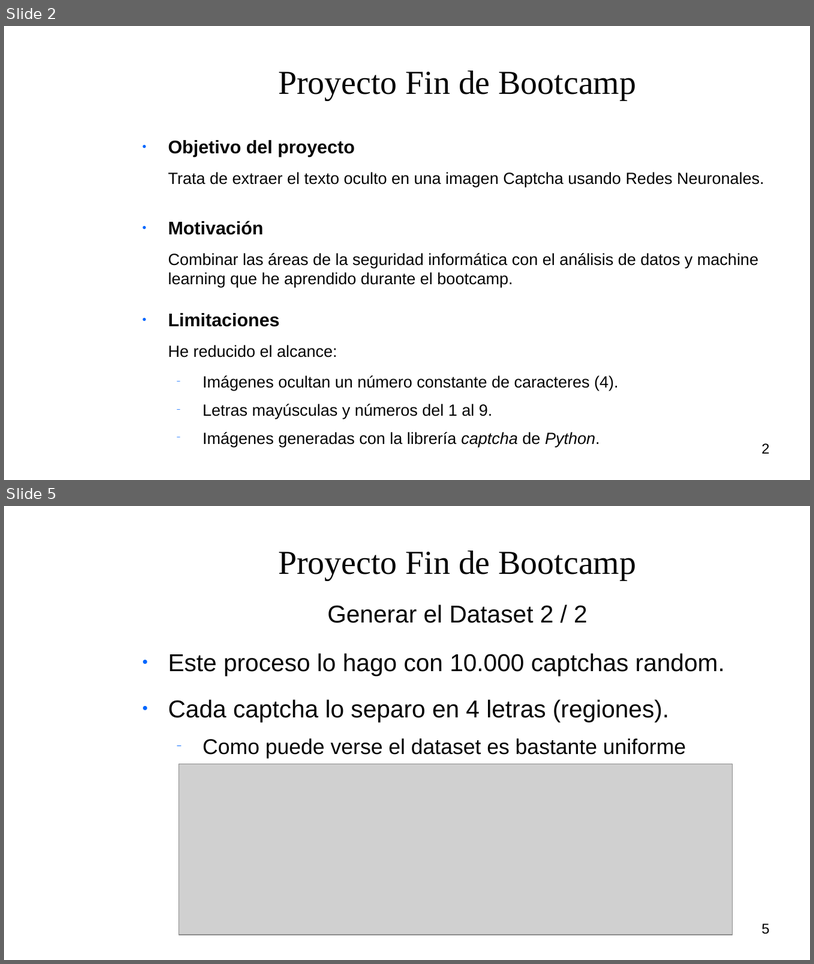
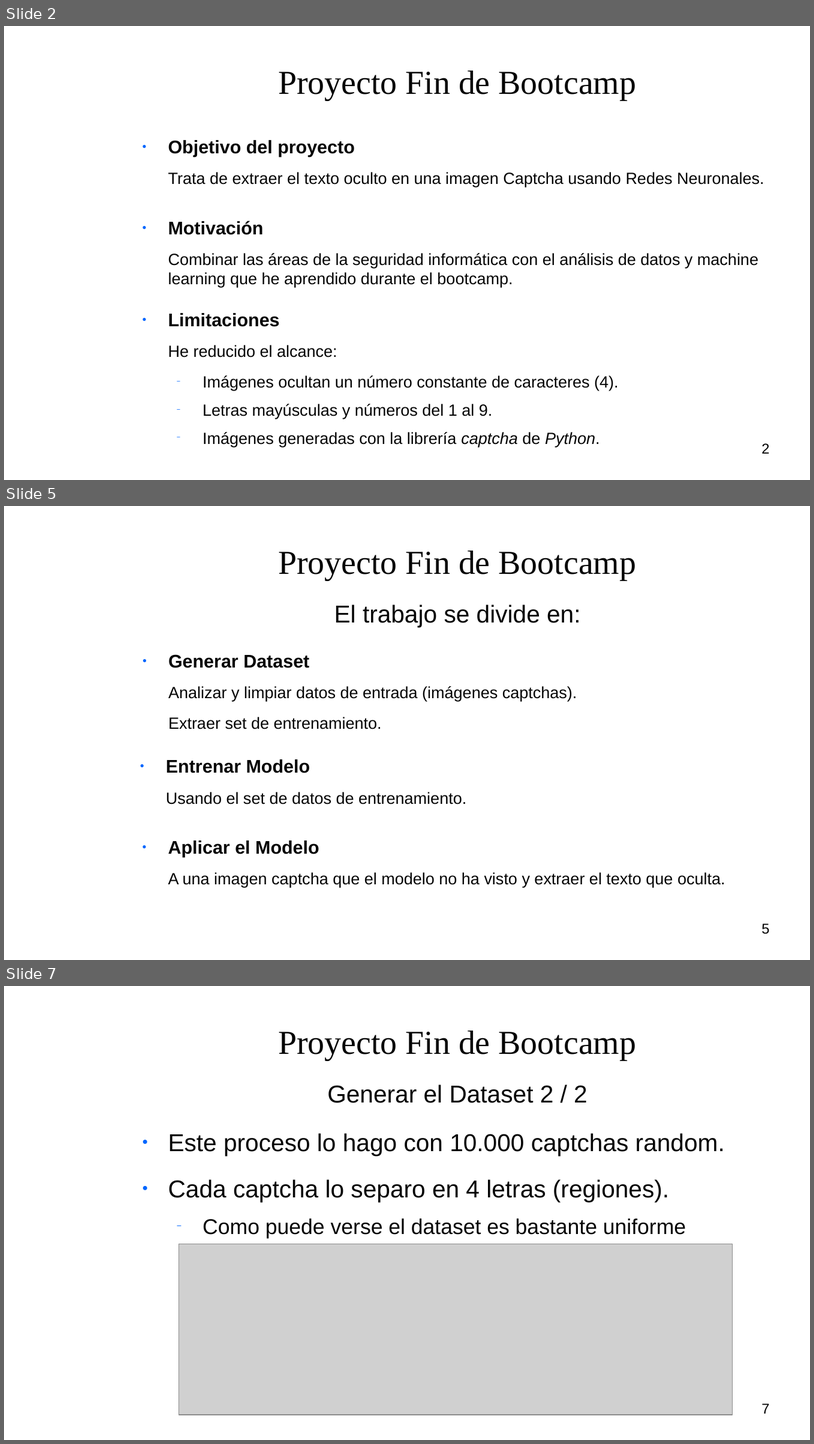
Before and after one commit to rfminguez/w8-proyecto_final-rompe_captcha, a slide deck: Presentacion/presentacion.odp. Shown one above the other, each under a label of ours: slides 2 and 5 before the commit, slides 2, 5 and 7 after it; the slides between them are not shown. The pictures are 814x964 and 814x1444 pixels, drawn with LibreOffice and Linux fonts; fonts in the diff are those of the drawing; grey boxes stand for pictures; background and template pictures are left out. Boxes give left, top, right and bottom in pixels: in the first picture for what was removed or moved away, otherwise in the second. Text is boxed around its words. In the diff, an @@ line names an element or a change of style, - is before the commit and + after.

```diff
--- a/Presentacion/presentacion.odp
+++ b/Presentacion/presentacion.odp
@@ slide 5 added at [4, 506, 810, 960], background picture (left out) @@
@@ title added at [278, 550, 636, 580], 33 pt, text #050505 @@
+Proyecto Fin de Bootcamp
@@ text added at [335, 604, 581, 627], 24 pt, text #050505 @@
+El trabajo se divide en:
@@ text added at [168, 654, 578, 729], 16 pt, text #050505 @@
+● Generar Dataset
+Analizar y limpiar datos de entrada (imágenes captchas).
+Extraer set de entrenamiento.
@@ text added at [166, 759, 467, 804], 16 pt, text #050505 @@
+● Entrenar Modelo
+Usando el set de datos de entrenamiento.
@@ text added at [168, 840, 726, 887], 16 pt, text #050505 @@
+● Aplicar el Modelo
+A una imagen captcha que el modelo no ha visto y extraer el texto que oculta.
@@ page number added at [762, 923, 770, 934], 14 pt, text #000000 @@
+5
@@ what was slide 5 is now slide 7 @@
@@ page number at [762, 1403, 770, 1413]: text changed @@
-5
+7
```
Also in this commit, not shown: 7 slides changed, 1 other slide added.
